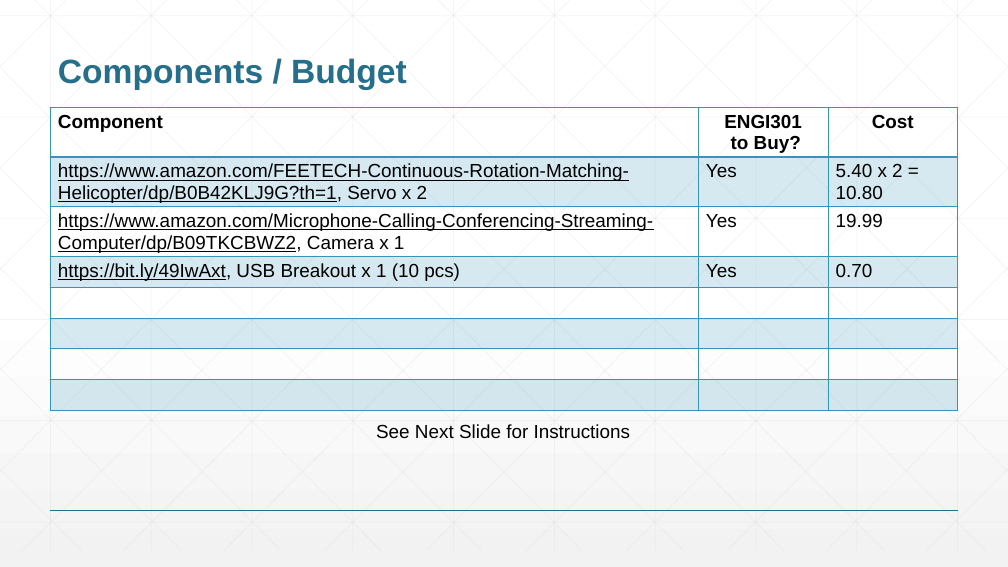
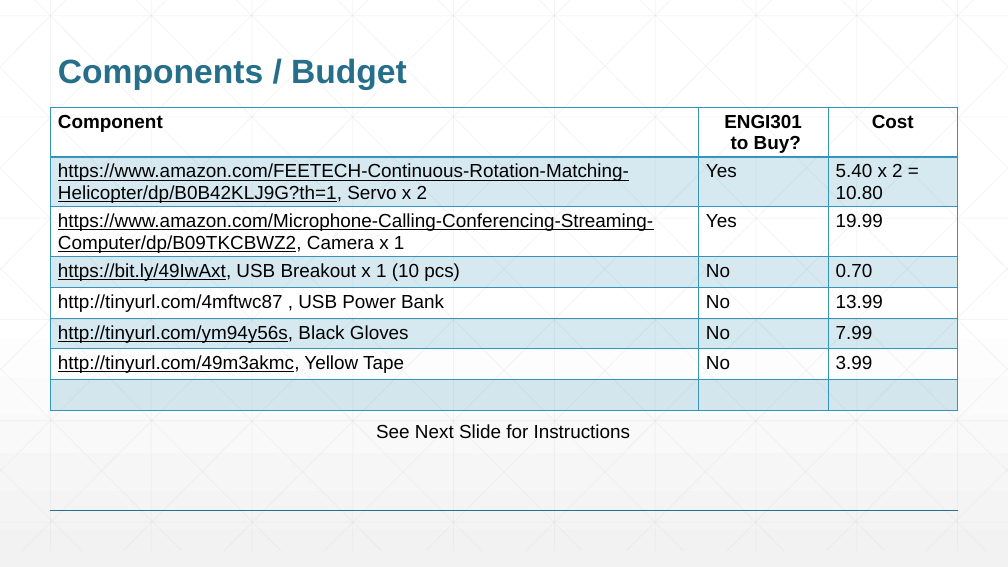
Before and after one commit to bhl2/ENGI301, a slide deck: slide 6 of project_01/docs/leebron_ENGI301_project_01_proposal.pptx. Drawn at 1008x567 pixels with LibreOffice and Linux fonts; fonts in the diff are those of the drawing. Boxes give left, top, right and bottom in pixels: in the first picture for what was removed or moved away, otherwise in the second. Text is boxed around its words. In the diff, an @@ line names an element or a change of style, - is before the commit and + after.

Commit message:
Updated Proposal

```diff
--- a/project_01/docs/leebron_ENGI301_project_01_proposal.pptx
+++ b/project_01/docs/leebron_ENGI301_project_01_proposal.pptx
@@ table at (51,107,957,377) @@
-row 4: https://bit.ly/49IwAxt, USB Breakout x 1 (10 pcs) | Yes | 0.70
+row 4: https://bit.ly/49IwAxt, USB Breakout x 1 (10 pcs) | No | 0.70
+row 5: http://tinyurl.com/4mftwc87 , USB Power Bank | No | 13.99
+row 6: http://tinyurl.com/ym94y56s, Black Gloves | No | 7.99
+row 7: http://tinyurl.com/49m3akmc, Yellow Tape | No | 3.99
-row 6:  |  | 
-row 7:  |  | 
-row 8:  |  | 
```
